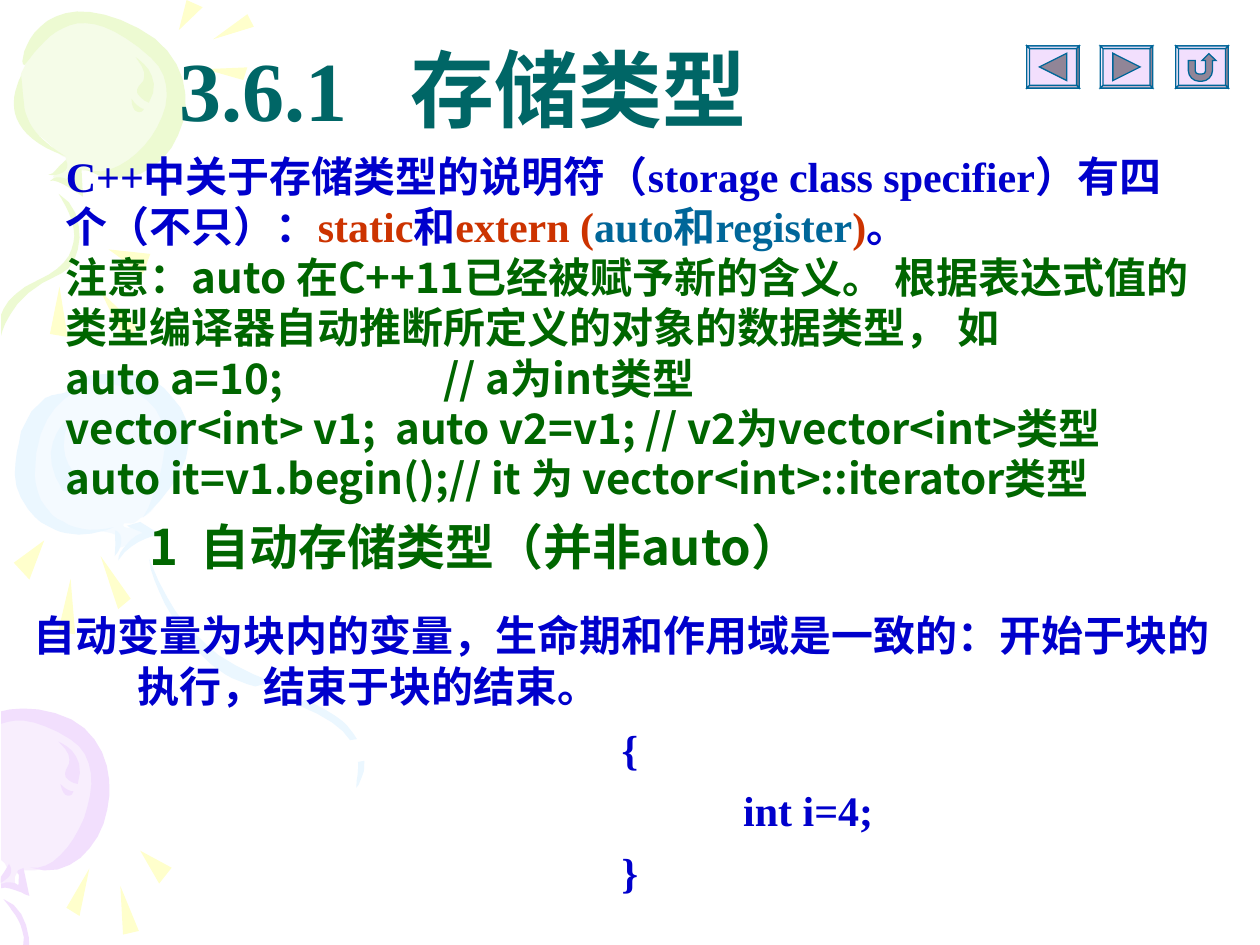
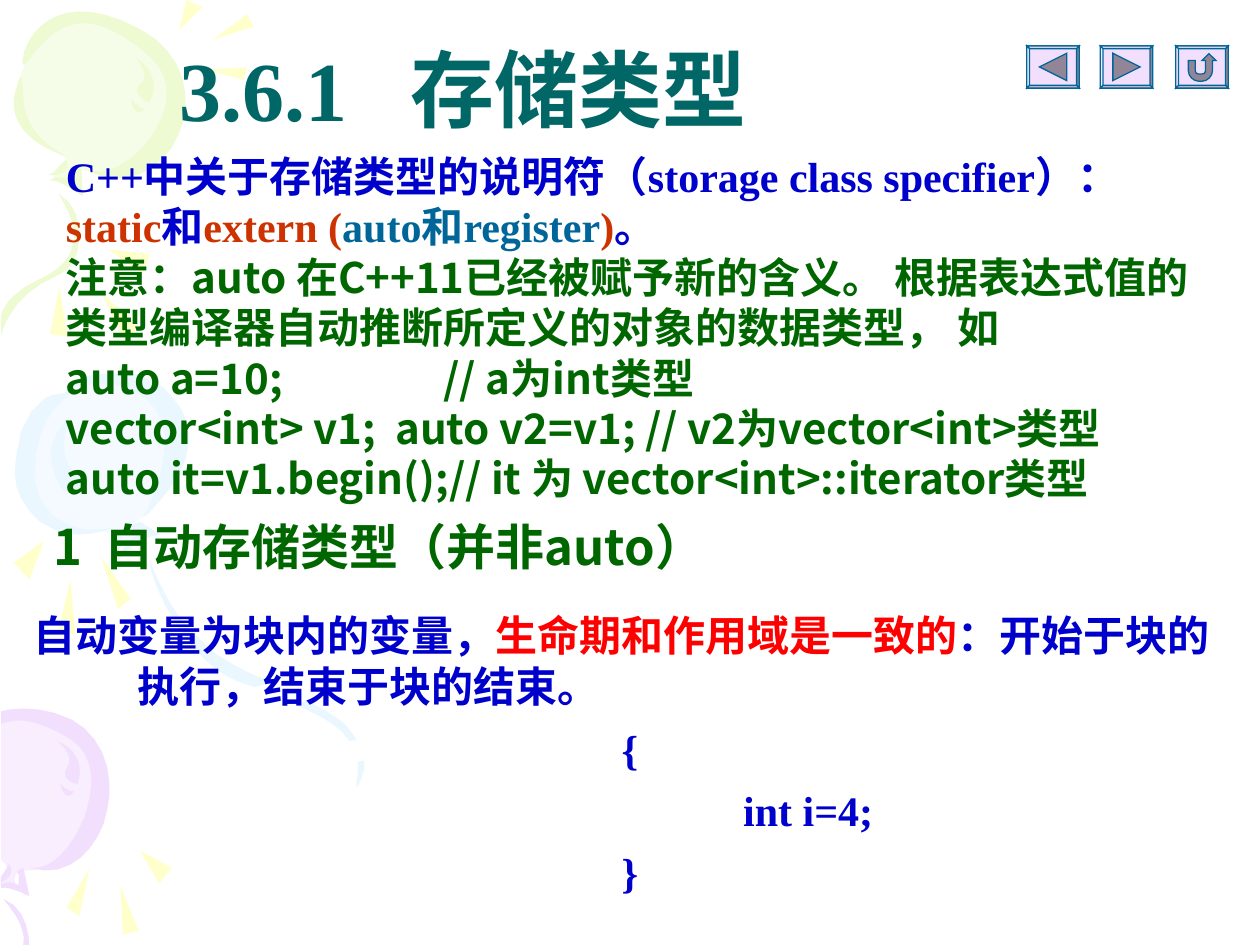
Before and after one commit to Changhe160/Changhe160.github.io, a slide deck: slide 39 of teachingRes/Cplusplus/unit03函数.ppt (slide 36 before the commit). Drawn at 1260x945 pixels with LibreOffice and Linux fonts; fonts in the diff are those of the drawing. Boxes give left, top, right and bottom in pixels: in the first picture for what was removed or moved away, otherwise in the second. Text is boxed around its words. In the diff, an @@ line names an element or a change of style, - is before the commit and + after.

Commit message:
C++

```diff
--- a/teachingRes/Cplusplus/unit03函数.ppt
+++ b/teachingRes/Cplusplus/unit03函数.ppt
@@ text at [66, 159, 1119, 251]: text changed @@
-C++中关于存储类型的说明符（storage class specifier）有四个（不只）：static和extern (auto和register)。
+C++中关于存储类型的说明符（storage class specifier）：static和extern (auto和register)。
@@ text "1 自动存储类型（并非auto）" at [53, 523, 704, 577]: alignment centre to left @@
@@ freeform shape at [118, 559, 295, 696]: outline redrawn @@
@@ text at [33, 609, 1209, 708]: text colour #0000CC to #FF0000 in "自动变量为块内的变量，生命期和作用域是一致的：开始于块的执行，结束于块的结束。" @@
```
Also in this commit, not shown: 87 other slides changed, 4 slides added, 1 slide removed.
